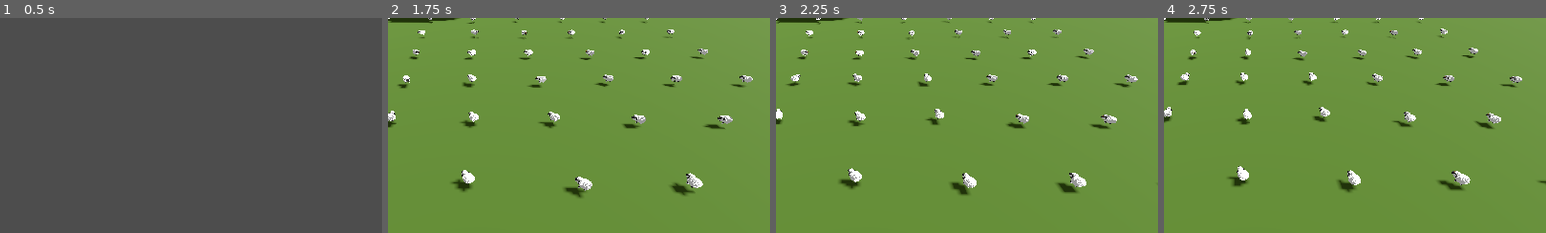
Above: before the commit, frames 1-4 (left to right).
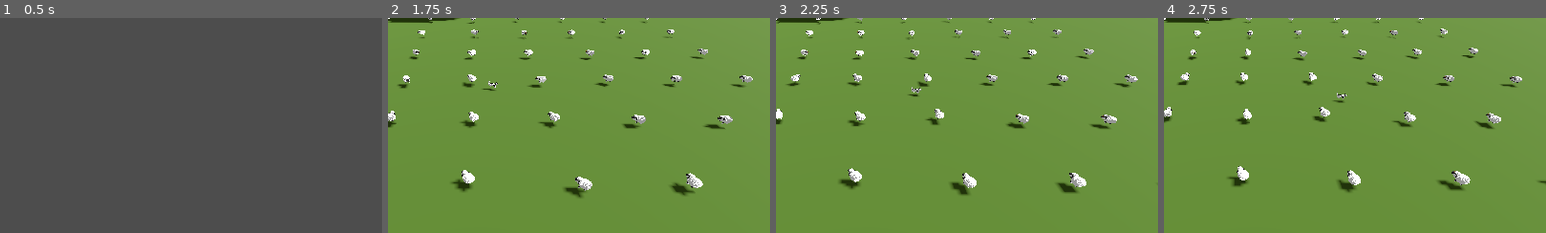
Above: after the commit, the same moments.

Repository: hunttis/ld-58
Game: Godot game, scene res://assets/scenes/master.tscn
Same seed, same stepped clock (60 frames per second), same inputs: the game is played once before the commit and once after it.
Inputs (mouse positions are % of the whole screen's width and height, from its top left):
- Up to frame 1 (0.5 s): no input
- Up to frame 2 (1.75 s): click "Start" at 0.5 s; move the mouse to (72, 45) at 1.27 s; click (72, 45) at 1.35 s
- Up to frame 3 (2.25 s): move the mouse to (30, 55) at 2.02 s; tap E (ability_e) at 2.1 s
- Up to frame 4 (2.75 s): no input
The pictures show only the part of the screen within x 39-89%, y 23-73%; the shares and areas given below are measured in that part.

Frame 1 is identical in both runs. In frame 2, less than 0.1% of the frame differs, in the area x 24-29%, y 29-34%; in frame 3, less than 0.1%; in frame 4, less than 0.1%, in the area x 44-48%, y 34-40%.

Commit message:
fix everything

Diff:
--- a/assets/scenes/game.tscn
+++ b/assets/scenes/game.tscn
@@ -1,10 +1,9 @@
-[gd_scene load_steps=7 format=3 uid="uid://41ihcei70jgf"]
+[gd_scene load_steps=6 format=3 uid="uid://41ihcei70jgf"]
 
 [ext_resource type="Script" uid="uid://cdndksq01g27t" path="res://assets/scenes/game.gd" id="1_5gf0t"]
 [ext_resource type="PackedScene" uid="uid://d2n143c74e0i6" path="res://assets/scenes/ui/ui.tscn" id="1_cb66b"]
 [ext_resource type="PackedScene" uid="uid://c8hii7jmloklt" path="res://assets/scenes/game/laidun/laidun.tscn" id="4_cb5na"]
-[ext_resource type="PackedScene" path="res://assets/models/dog/Dog.tscn" id="4_j62u1"]
-[ext_resource type="Script" path="res://assets/models/dog/dog.gd" id="5_j62u1"]
+[ext_resource type="PackedScene" uid="uid://dpidycji3x0sk" path="res://assets/scenes/game/dog/Dog.tscn" id="4_j62u1"]
 
 [sub_resource type="Environment" id="Environment_j62u1"]
 ambient_light_source = 3
@@ -29,7 +28,3 @@
 [node name="Laidun" parent="." instance=ExtResource("4_cb5na")]
 
 [node name="Dog" parent="." instance=ExtResource("4_j62u1")]
-transform = Transform3D(1, 0, 0, 0, 1, 0, 0, 0, 1, -5.6674843, 0, 20.495895)
-script = ExtResource("5_j62u1")
-
-[node name="NavigationAgent3D" type="NavigationAgent3D" parent="Dog"]
--- a/assets/scenes/game/dog/bark.gd
+++ b/assets/scenes/game/dog/bark.gd
@@ -2,7 +2,7 @@
 class_name Bark
 
 @onready var barkArea: Area3D = $BarkThreatRange
-@onready var barkAreaCollider: Area3D = $BarkThreatRange/CollisionShape3D
+@onready var barkAreaCollider: CollisionShape3D = $BarkThreatRange/CollisionShape3D
 @onready var barkActiveTimer: Timer = $BarkActiveTimer
 @onready var barkAudio: AudioStreamPlayer3D = $BarkAudio
 
